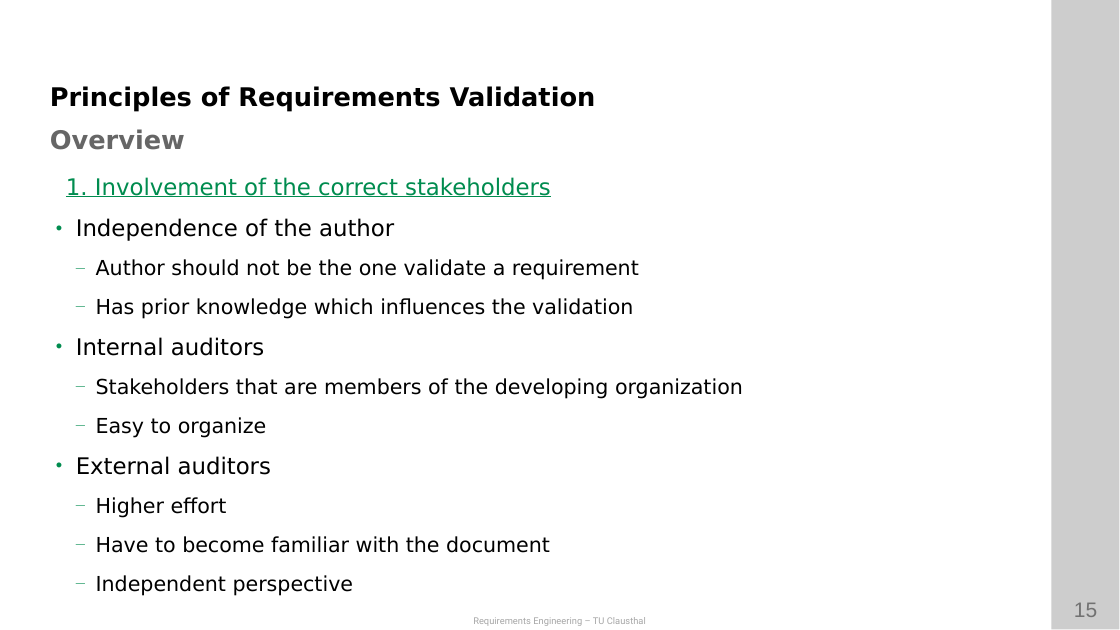
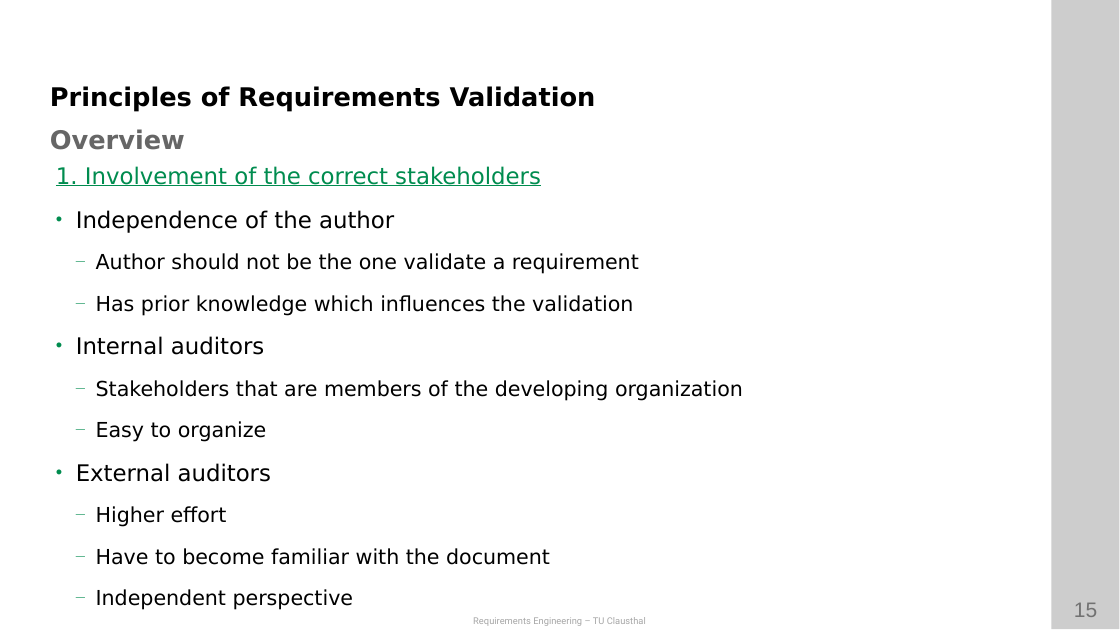
Before and after one commit to ETCE-LAB/teaching-material, a slide deck: slide 15 of Requirements-Engineering/RE-L06-Validation.pptx. Drawn at 1120x630 pixels with LibreOffice and Linux fonts; fonts in the diff are those of the drawing; background and template pictures are left out. Boxes give left, top, right and bottom in pixels: in the first picture for what was removed or moved away, otherwise in the second. Text is boxed around its words. In the diff, an @@ line names an element or a change of style, - is before the commit and + after.

```diff
--- a/Requirements-Engineering/RE-L06-Validation.pptx
+++ b/Requirements-Engineering/RE-L06-Validation.pptx
@@ text "1. Involvement of the correct ..." at <box>56,166,743,610</box>: line spacing 0.9 to 1 @@
```
Also in this commit, not shown: 3 other slides changed, 5 other files.
